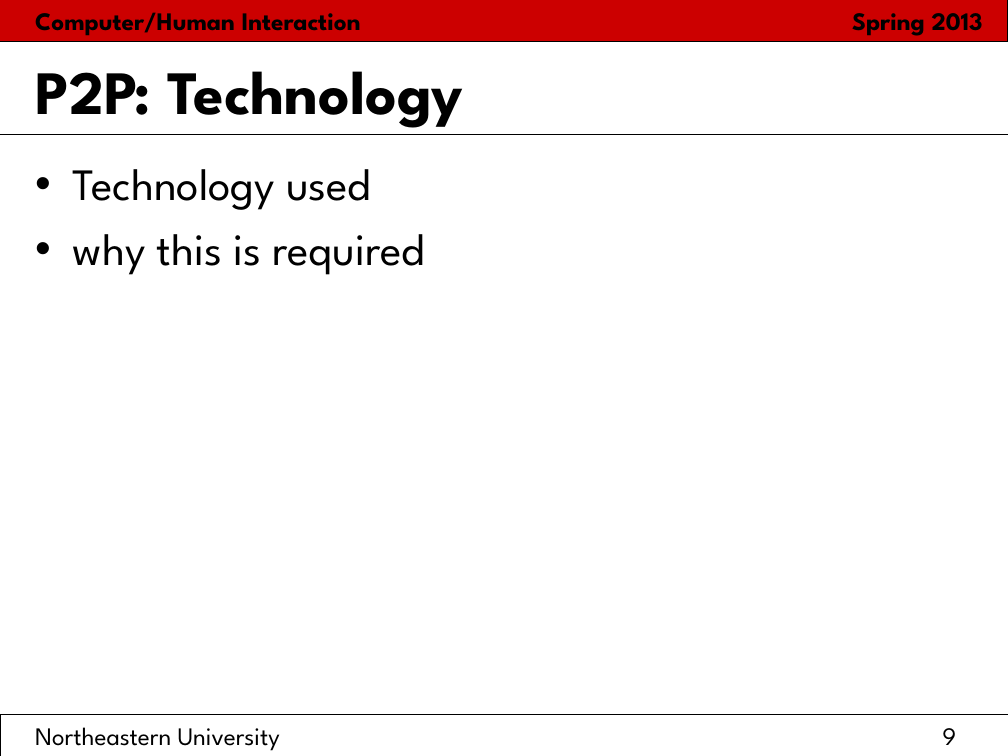
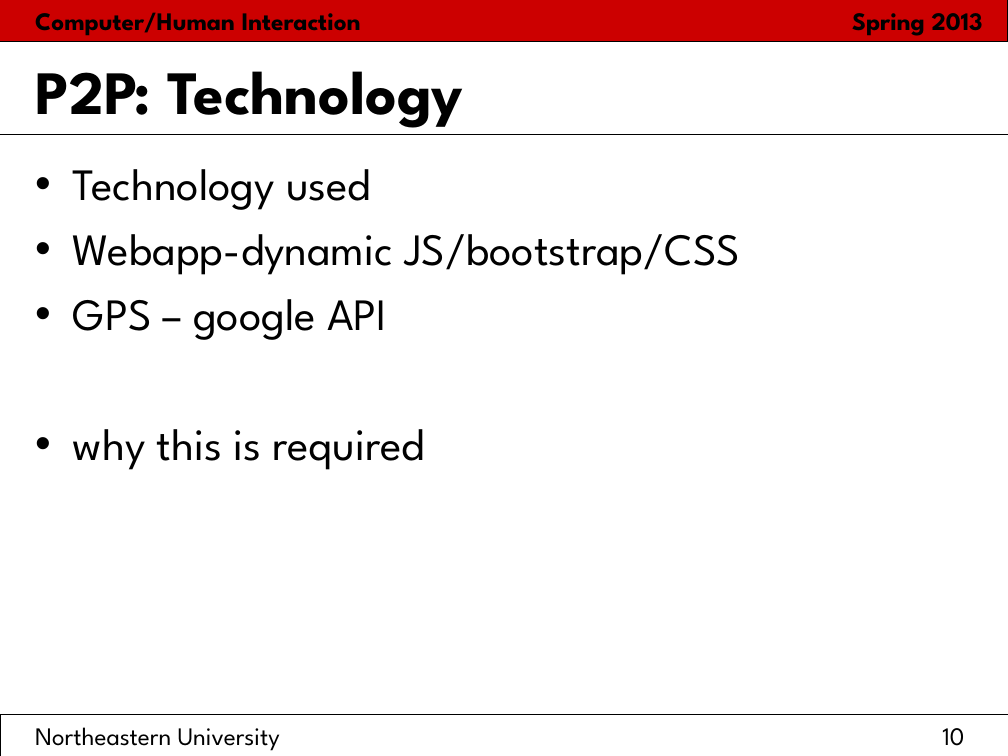
Before and after one commit to hci2014/sandbox, a slide deck: slide 10 of FinalPresentationTemplate.ppt (slide 9 before the commit). Drawn at 1008x756 pixels with LibreOffice and Linux fonts; fonts in the diff are those of the drawing. Boxes give left, top, right and bottom in pixels: in the first picture for what was removed or moved away, otherwise in the second. Text is boxed around its words. In the diff, an @@ line names an element or a change of style, - is before the commit and + after.

Commit message:
ppt update

```diff
--- a/FinalPresentationTemplate.ppt
+++ b/FinalPresentationTemplate.ppt
@@ text at box(73, 234, 740, 340): paragraphs added @@
+• Webapp-dynamic JS/bootstrap/CSS
+• GPS – google API
@@ page number at box(35, 727, 964, 751): text changed @@
-Northeastern University 9
+Northeastern University 10
```
Also in this commit, not shown: 5 other slides changed, 7 slides added, 2 slides removed.
